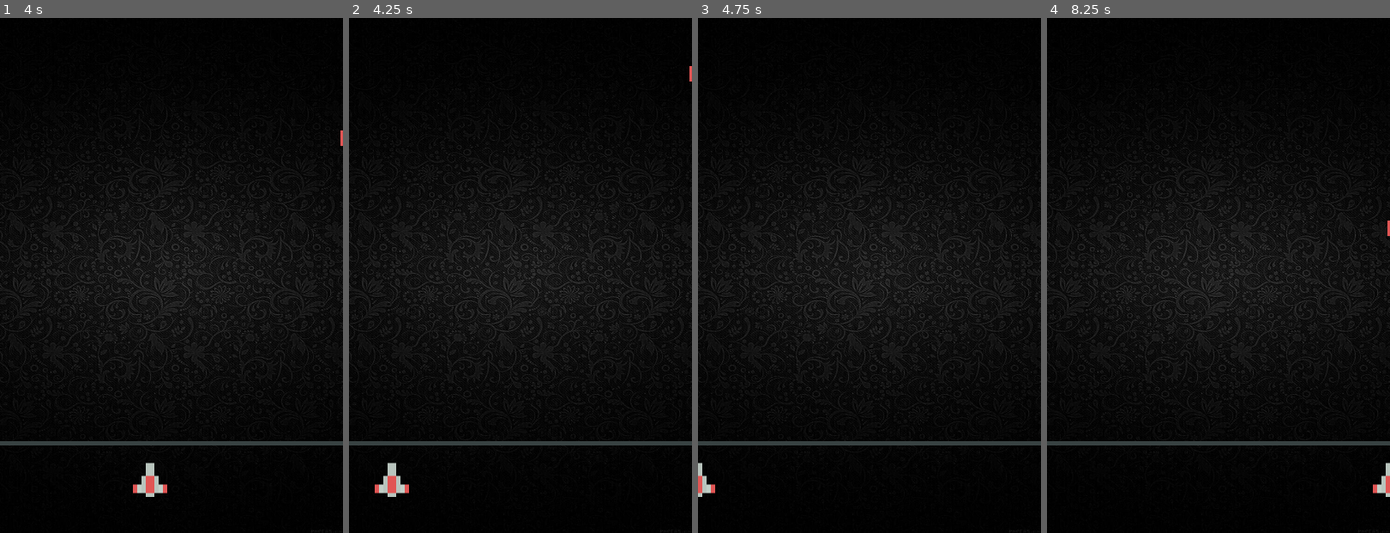
Above: before the commit, frames 1-4 (left to right).
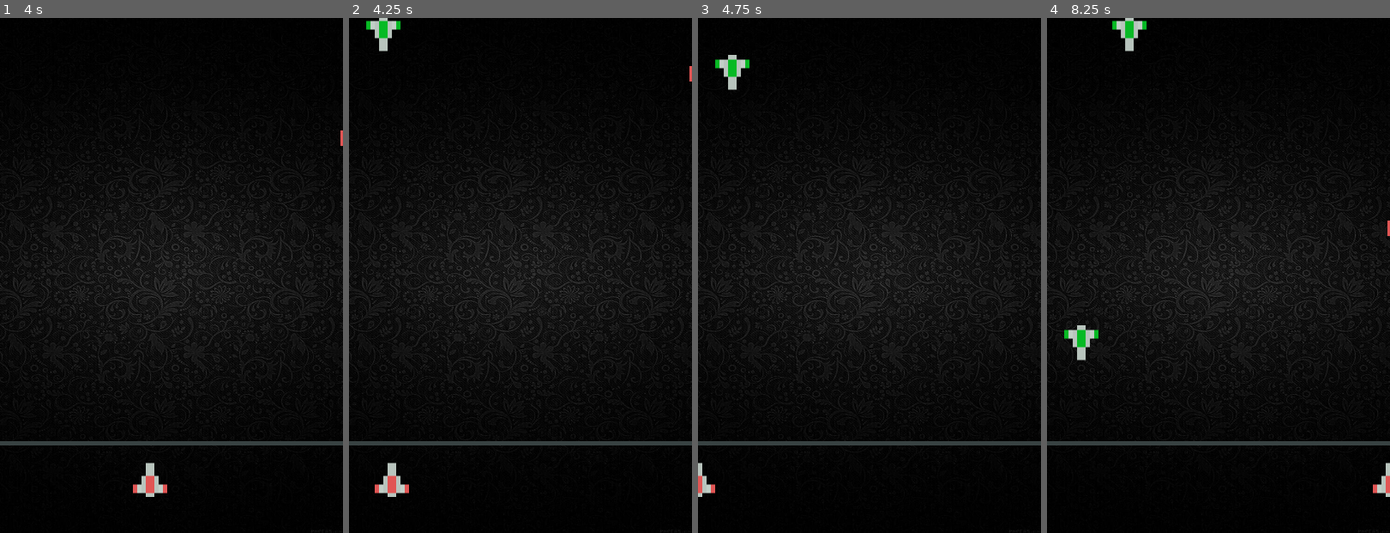
Above: after the commit, the same moments.

Repository: niranjansthaa11-code/My-first-godot-project-
Game: Godot game, scene res://main.tscn
Same seed, same stepped clock (60 frames per second), same inputs: the game is played once before the commit and once after it.
Inputs:
- Up to frame 1 (4 s): tap Enter at 0.5, 2, 3.5 s; hold Right (move_element_right) 0.53-1.28 s; hold Space (shoot) 0.53-1.28 s; hold Down 1.28-2.03 s; tap Alt at 1.35, 3.6 s; hold Right (move_element_right) 2.03-2.78 s; tap Shift at 2.1 s; tap Space (shoot) at 2.75, 2.85 s; hold Up 2.78-3.53 s; hold Left (move_element_left) from 3.53 s (still down)
- Up to frame 2 (4.25 s): keep holding Left (move_element_left)
- Up to frame 3 (4.75 s): keep holding Left (move_element_left); tap Shift at 4.35 s
- Up to frame 4 (8.25 s): release Left (move_element_left) at 5.03 s; hold Down 5.03-5.78 s; hold Space (shoot) 5.03-5.78 s; hold Right (move_element_right) 5.78-6.53 s; tap one key every 0.75 s from 5.85 s: Alt Shift Space (shoot) Alt; hold Up 6.53-7.28 s; hold Right (move_element_right) 7.28-8.03 s; hold Down from 8.03 s (still down)

Frame 1 is identical in both runs. In frame 2, 0.3% of the frame differs, in the area x 5-15%, y 0-7%; in frame 3, 0.4%; in frame 4, 0.7%, in the area x 5-30%, y 0-67%.

Commit message:
i sucessfuly made the enemies spwan int the game field

Diff:
--- /dev/null
+++ b/my-first-game-/assests of game/enemies spwanner/enemies_spwanner.gd
@@ -0,0 +1,28 @@
+extends Node
+var enemies_scence=preload("res://enemies/enemies.tscn")
+var eni
+
+# Called when the node enters the scene tree for the first time.
+func _ready() -> void:
+	var timer =Timer.new()
+	add_child(timer)
+	timer.wait_time=4
+	timer.timeout.connect(_create_enemy)
+	timer.start()
+
+
+
+	pass # Replace with function body.
+func _create_enemy():
+	var enemy=enemies_scence.instantiate()
+	get_parent().get_node("Enemies").add_child (enemy)
+
+
+
+
+	pass
+
+
+# Called every frame. 'delta' is the elapsed time since the previous frame.
+func _process(delta: float) -> void:
+	pass
--- /dev/null
+++ b/my-first-game-/assests of game/enemies spwanner/enemies_spwanner.tscn
@@ -0,0 +1,3 @@
+[gd_scene format=3 uid="uid://bk4j665xv8nrp"]
+
+[node name="enemies spwanner" type="Node"]
--- a/my-first-game-/enemies/enemies.gd
+++ b/my-first-game-/enemies/enemies.gd
@@ -1,11 +1,13 @@
+class_name Enemy
 extends Area2D
 
-
+var speed:int = 90
 # Called when the node enters the scene tree for the first time.
-func _ready() -> void:
-	pass # Replace with function body.
+func _ready():
+	randomize()
+	position=Vector2(randf_range(0,400),0)
 
 
 # Called every frame. 'delta' is the elapsed time since the previous frame.
-func _process(delta: float) -> void:
-	pass
+func _process(delta) :
+	position.y+=speed*delta
--- /dev/null
+++ b/my-first-game-/enemies_spwanner.tscn
@@ -0,0 +1,3 @@
+[gd_scene format=3 uid="uid://c8s8b6ljnuw8b"]
+
+[node name="enemies spwanner" type="Node"]
--- a/my-first-game-/main.tscn
+++ b/my-first-game-/main.tscn
@@ -1,8 +1,10 @@
-[gd_scene load_steps=5 format=3 uid="uid://psuusljqexty"]
+[gd_scene load_steps=7 format=3 uid="uid://psuusljqexty"]
 
 [ext_resource type="Texture2D" uid="uid://euop6klcichq" path="res://assests of game/download (2).jpg" id="1_ig7tw"]
 [ext_resource type="PackedScene" uid="uid://bv6mw1nkbq1m3" path="res://player/player.tscn" id="2_0xm2m"]
 [ext_resource type="Texture2D" uid="uid://b063kxuusdi71" path="res://assests of game/spacepixels-0.1.0/horizontal_bar_grey.png" id="3_h2yge"]
+[ext_resource type="PackedScene" uid="uid://bk4j665xv8nrp" path="res://assests of game/enemies spwanner/enemies_spwanner.tscn" id="4_lquwl"]
+[ext_resource type="Script" uid="uid://wtg1hfmoaear" path="res://assests of game/enemies spwanner/enemies_spwanner.gd" id="5_7mycd"]
 
 [sub_resource type="RectangleShape2D" id="RectangleShape2D_1bvp3"]
 size = Vector2(408, 5)
@@ -30,3 +32,8 @@
 position = Vector2(192, 536)
 
 [node name="fires" type="Node" parent="."]
+
+[node name="enemies spwanner" parent="." instance=ExtResource("4_lquwl")]
+script = ExtResource("5_7mycd")
+
+[node name="Enemies" type="Node" parent="."]
Not shown, added: my-first-game-/assests of game/enemies spwanner/enemies_spwanner.gd.uid
